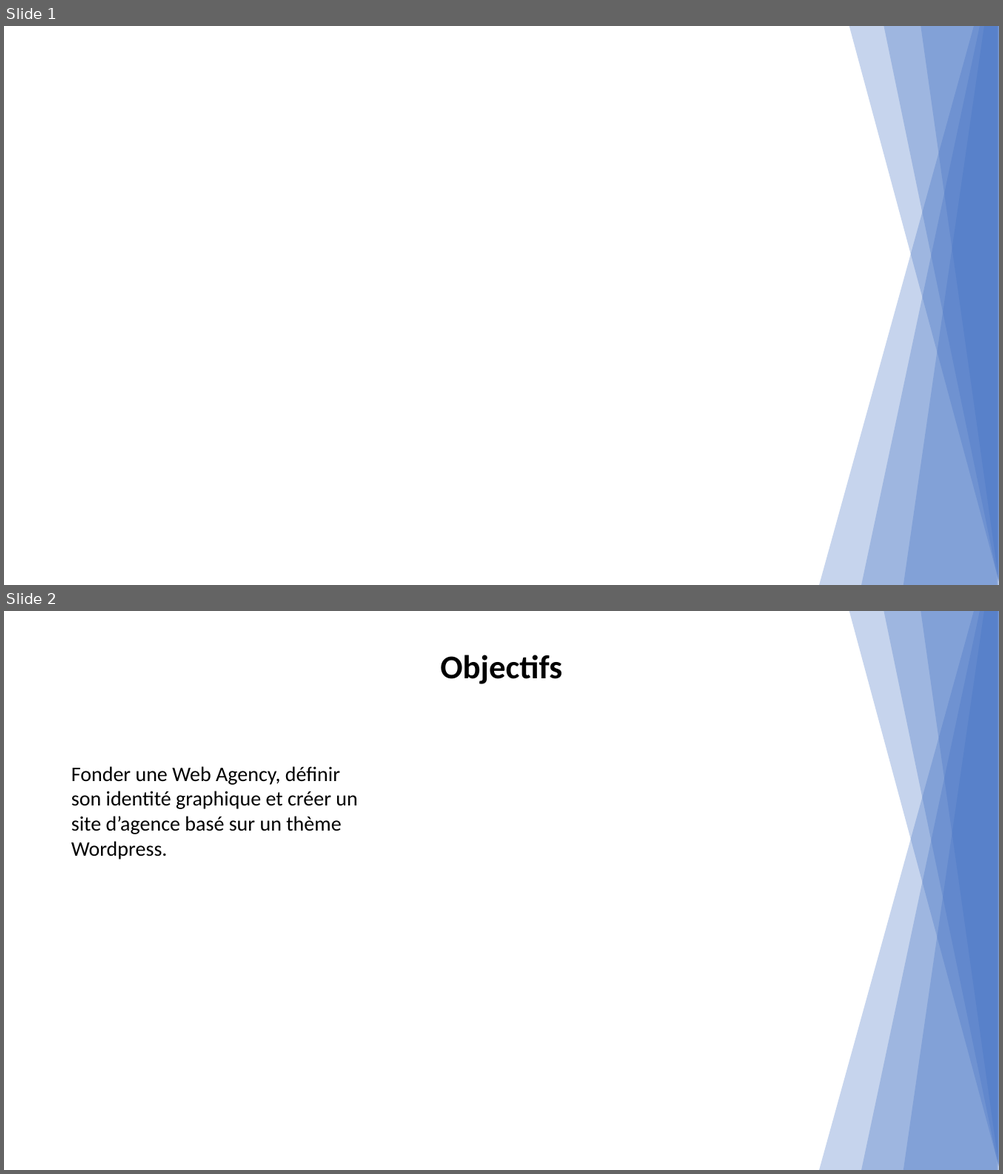
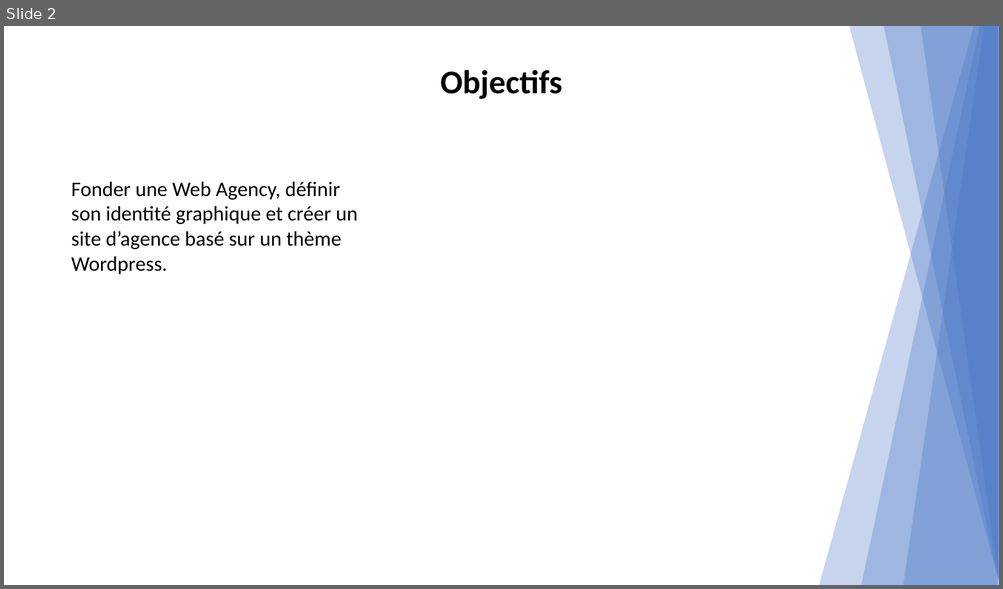
Before and after one commit to alphaweb-dijon/alphaweb, a slide deck: design/dossier-conception.pptx. Shown one above the other, each under a label of ours: slides 1 and 2 before the commit, slide 2 after it. The pictures are 1003x1174 and 1003x589 pixels, drawn with LibreOffice and Linux fonts; fonts in the diff are those of the drawing. Boxes give left, top, right and bottom in pixels: in the first picture for what was removed or moved away, otherwise in the second. Text is boxed around its words. In the diff, an @@ line names an element or a change of style, - is before the commit and + after.

```diff
--- a/design/dossier-conception.pptx
+++ b/design/dossier-conception.pptx
@@ slide 1 removed at box(4, 26, 999, 585), background #FFFFFF @@
@@ right triangle removed at box(669, 26, 999, 585) @@
@@ right triangle removed at box(747, 26, 999, 585) @@
@@ right triangle removed at box(825, 26, 999, 582) @@
@@ right triangle removed at box(825, 26, 997, 585) @@
@@ right triangle removed at box(865, 26, 998, 582) @@
@@ right triangle removed at box(908, 26, 999, 582) @@
```
Also in this commit, not shown: 3 slides changed, 3 slides added, 1 other slide removed, 7 other files.
